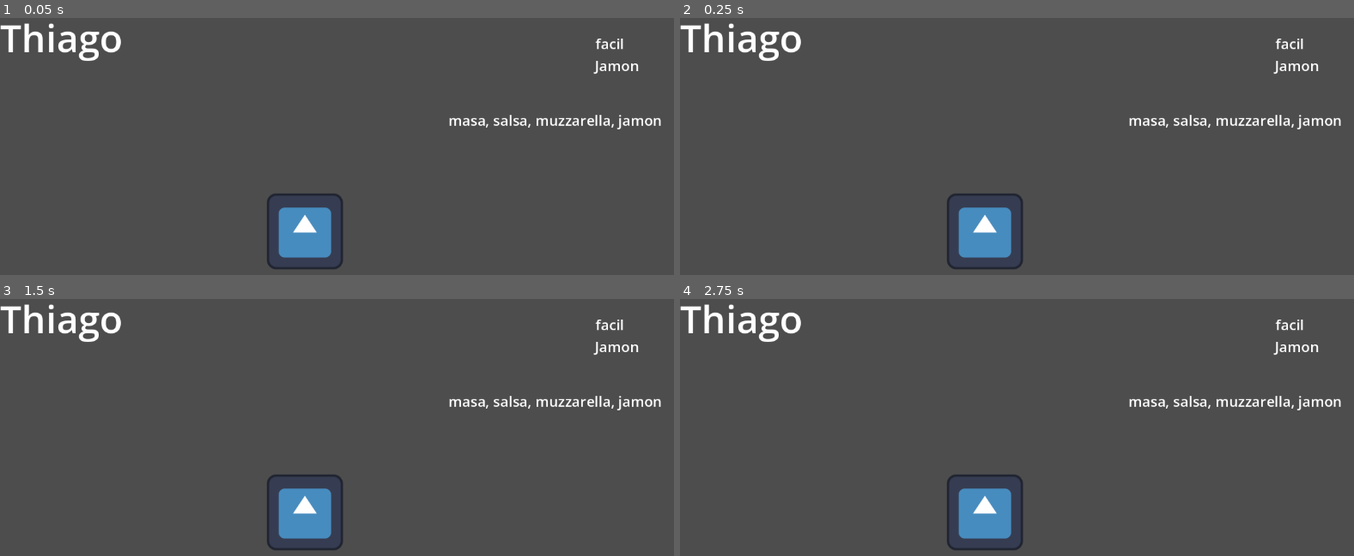
Above: before the commit, frames 1-4 (two rows, left to right).
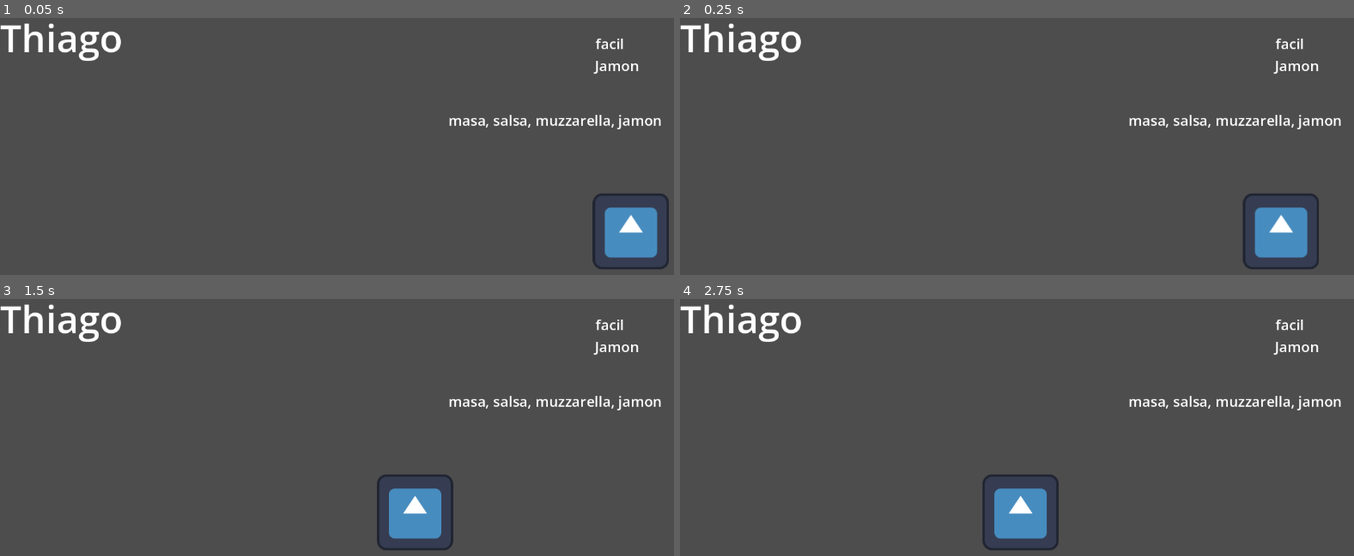
Above: after the commit, the same moments.

Repository: abriltedesco/BebasPizzeria
Game: Godot game, scene res://scenes/nivel.tscn
The game is run twice, just before and just after one commit, with the same random seed, the same clock (stepped at 60 frames per second) and the same inputs. The project has no main scene, so this scene is started directly. The engine's default icon, where the game draws it, is replaced by a stand-in: a white triangle on a blue panel in a dark square.
Inputs:
- Up to frame 1 (0.05 s): no input
- Up to frame 2 (0.25 s): no input
- Up to frame 3 (1.5 s): no input
- Up to frame 4 (2.75 s): no input

The runs differ from the first frame. In frame 1, 3.9% of the frame differs, in the area x 39-100%, y 68-98%; in frame 2, 3.9%; in frame 3, 3.9%; in frame 4, 2.6%.

Commit message:
movimiento del cliente al centro de la pantalla

Diff:
--- a/bebas-pizzeria/scenes/cliente.tscn
+++ b/bebas-pizzeria/scenes/cliente.tscn
@@ -1,6 +1,15 @@
 [gd_scene format=3 uid="uid://3a6n60f6t1pr"]
 
 [ext_resource type="Script" uid="uid://drolhtfxomdt3" path="res://scripts/cliente.gd" id="1_rj75k"]
+[ext_resource type="Texture2D" uid="uid://pjomuerxsp2l" path="res://icon.svg" id="2_hthfg"]
+[ext_resource type="Script" uid="uid://c8wbiexth2o0p" path="res://scripts/movimiento_cliente.gd" id="3_0rqpr"]
 
 [node name="Cliente" type="Node2D" unique_id=177738231]
 script = ExtResource("1_rj75k")
+
+[node name="Icon" type="Sprite2D" parent="." unique_id=189881774]
+position = Vector2(1072, 371)
+texture = ExtResource("2_hthfg")
+
+[node name="movimientoCliente" type="Node" parent="." unique_id=1888701278]
+script = ExtResource("3_0rqpr")
--- a/bebas-pizzeria/scenes/nivel.tscn
+++ b/bebas-pizzeria/scenes/nivel.tscn
@@ -3,7 +3,6 @@
 [ext_resource type="Script" uid="uid://xbygkk6ckv1q" path="res://scripts/nivel.gd" id="1_0uyns"]
 [ext_resource type="PackedScene" uid="uid://3a6n60f6t1pr" path="res://scenes/cliente.tscn" id="2_2p2iw"]
 [ext_resource type="Script" uid="uid://dq86ngasndy5h" path="res://scripts/conectar_datos_debug.gd" id="3_ixlnu"]
-[ext_resource type="Texture2D" uid="uid://pjomuerxsp2l" path="res://icon.svg" id="4_gs83u"]
 
 [node name="Nivel" type="Node2D" unique_id=135980533]
 script = ExtResource("1_0uyns")
@@ -52,7 +51,3 @@
 
 [node name="conectarDatosDebug" type="Node" parent="." unique_id=1792322736]
 script = ExtResource("3_ixlnu")
-
-[node name="Icon" type="Sprite2D" parent="." unique_id=1111056132]
-position = Vector2(512, 371)
-texture = ExtResource("4_gs83u")
--- /dev/null
+++ b/bebas-pizzeria/scripts/movimiento_cliente.gd
@@ -0,0 +1,17 @@
+extends Node
+@onready var sprite = $"../Icon"
+
+# Called when the node enters the scene tree for the first time.
+func _ready() -> void:
+	movimiento()
+
+
+# Called every frame. 'delta' is the elapsed time since the previous frame.
+func _process(delta: float) -> void:
+	pass
+
+func movimiento():
+	var tween = create_tween()
+	var posicionFinal = Vector2(sprite.position.x - 500, sprite.position.y)
+	tween.tween_property(sprite, "position", posicionFinal, 2)
+	await tween.finished
Not shown, added: bebas-pizzeria/scripts/movimiento_cliente.gd.uid
